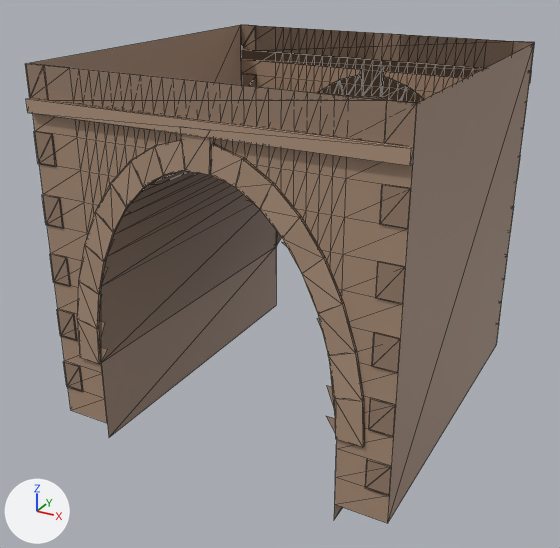
The glTF model Data/RideUK/Props/SM_Prop_bridge_arch_5.glb, before and after one commit.
The view is the same before and after, from a camera (50 mm lens) standing at (0.98, -1.906, 1.291) and looking at (-0.031, -0.068, 0.372). Lighting does not change. The marker at lower left points along +X, +Y and +Z. The older version comes first. Mesh edges are drawn as thin lines. Vertices at exactly the same position are counted once.

Before the edit, the objects in view are built like this:
```python
me_sm_prop_bridge_arch_5 = bpy.data.meshes.new('SM_Prop_bridge_arch_5')
me_sm_prop_bridge_arch_5.from_pydata(...)  # 740 vertices, 1316 faces; spans x -0.5..0.5, y -0.516..0.516, z -0.05..1.0
me_sm_prop_bridge_arch_5.materials.append(mat_defaultmaterial)
ob_sm_prop_bridge_arch_5 = bpy.data.objects.new('SM_Prop_bridge_arch_5', me_sm_prop_bridge_arch_5)
ob_sm_prop_bridge_arch_5.location = (0.0, 0.0, 0.0)
```
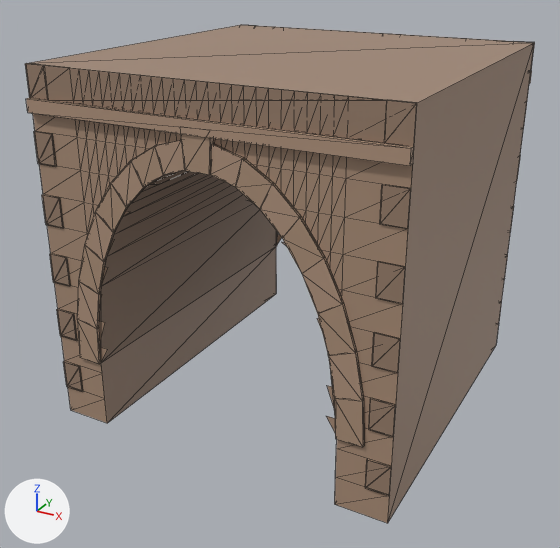
Changed parts and their boxes [x1, y1, x2, y2] in the pictures (560 x 548 px):
part 1 of me_sm_prop_bridge_arch_5, built on
    before: [101, 247, 343, 520]
    after: [26, 25, 533, 423]

Patch to the scene script:
```diff
--- a/Data/RideUK/Props/SM_Prop_bridge_arch_5.glb.py
+++ b/Data/RideUK/Props/SM_Prop_bridge_arch_5.glb.py
@@ me_sm_prop_bridge_arch_5 @@
 # used by ob_sm_prop_bridge_arch_5; location = (0.0, 0.0, 0.0)
-me_sm_prop_bridge_arch_5.from_pydata(...)  # 740 vertices, 1316 faces; spans x -0.5..0.5, y -0.516..0.516, z -0.05..1.0
+me_sm_prop_bridge_arch_5.from_pydata(...)  # 736 vertices, 1322 faces; spans x -0.5..0.5, y -0.516..0.516, z 0.0..1.0
+# me_sm_prop_bridge_arch_5 part 1
+# 4 vertices are removed from x -0.36..0.36, y -0.5..0.5, z -0.05
+# 4 faces are deleted
+# 10 new faces join them
 me_sm_prop_bridge_arch_5.materials.append(mat_defaultmaterial)
```
